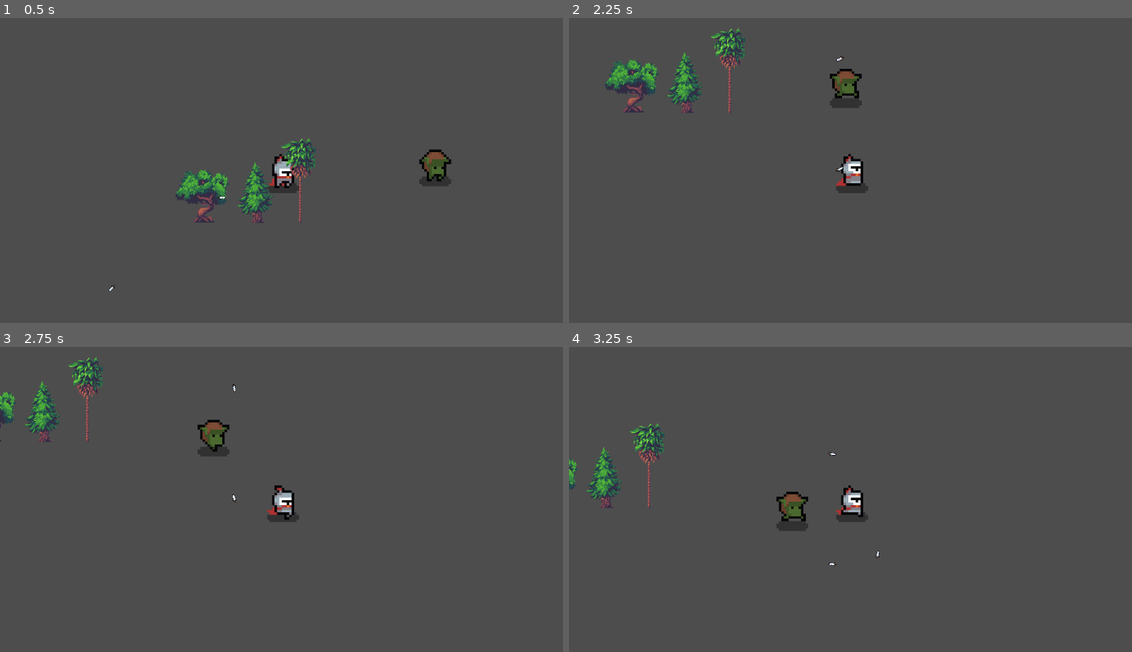
Above: before the commit, frames 1-4 (two rows, left to right).
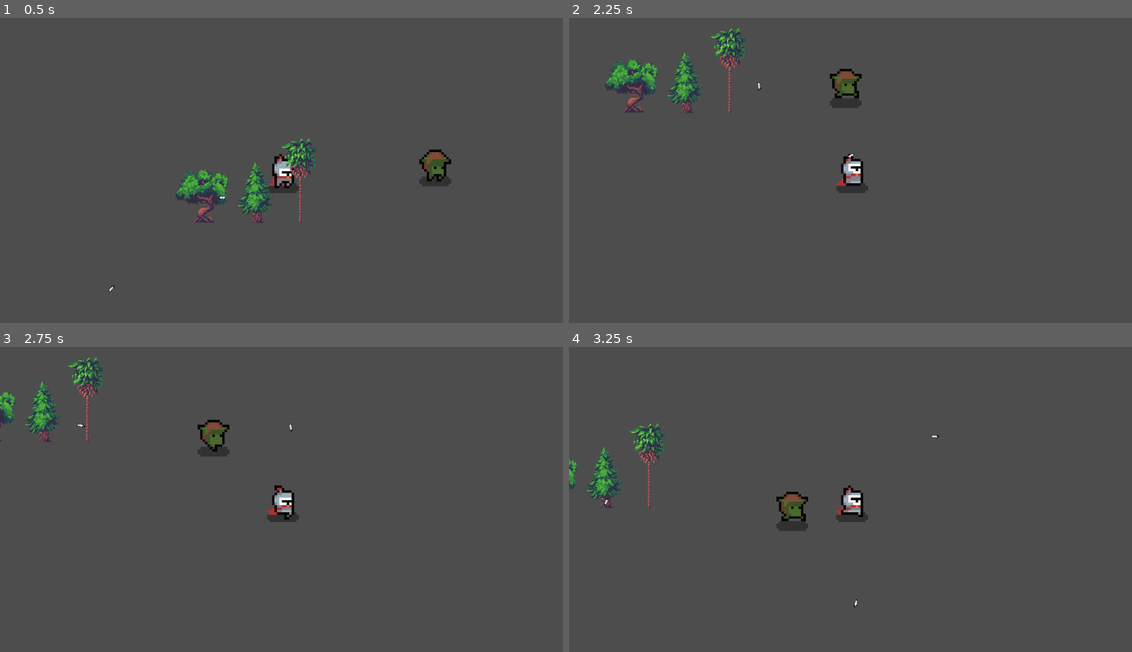
Above: after the commit, the same moments.

Repository: youngxblood/TopDown_Godot
Game: Godot game, scene res://Levels/world.tscn
Two runs of this game, one before a commit and one after it. Both use one fixed random seed, a clock stepped at 60 frames per second and the inputs below.
Inputs (mouse positions are in pixels of both pictures, inside the frame that each line leads up to):
- Up to frame 1 (0.5 s): no input
- Up to frame 2 (2.25 s): move the mouse to (974, 161) at 0.52 s; hold D (move_right) 0.53-1.28 s; click (974, 161) at 0.6 s; move the mouse to (737, 191) at 1.27 s; hold S (move_down) 1.28-2.03 s; click (737, 191) at 1.35 s; move the mouse to (906, 106) at 2.02 s; hold D (move_right) from 2.03 s (still down); click (906, 106) at 2.1 s
- Up to frame 3 (2.75 s): keep holding D (move_right)
- Up to frame 4 (3.25 s): move the mouse to (822, 569) at 2.77 s; release D (move_right) at 2.78 s; hold W (move_up) from 2.78 s (still down); click (822, 569) at 2.85 s

Frame 1 is identical in both runs. In frame 2, less than 0.1% of the frame differs, in the area x 33-51%, y 12-51%; in frame 3, less than 0.1%; in frame 4, less than 0.1%, in the area x 6-66%, y 28-86%.

Commit message:
Fixed bug where virtual func wasn't being called

Diff:
--- a/Entity/Projectiles/spinningsword_projectile.gd
+++ b/Entity/Projectiles/spinningsword_projectile.gd
@@ -3,8 +3,9 @@
 var spin_speed : float = 10
 
 func _physics_process(delta):
+	super(delta)
 	rotate_sword(delta)
 
 
 func rotate_sword(delta : float):
-	self.sprite.rotation += spin_speed * delta
+	sprite.rotation += spin_speed * delta
